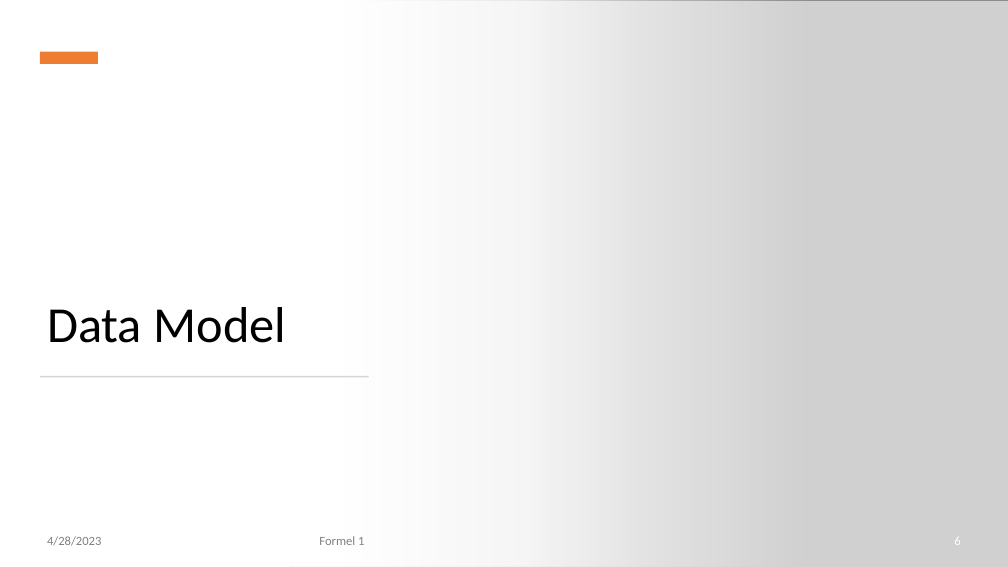
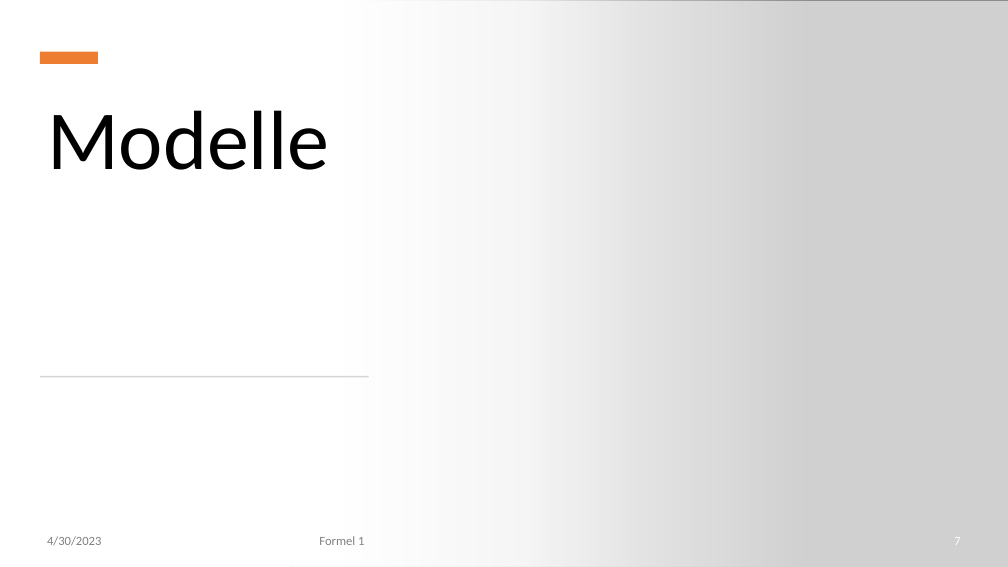
Before and after one commit to NicoHenzel/DataWarehouseWorkshop, a slide deck: slide 7 of Präsentation.pptx (slide 6 before the commit). Drawn at 1008x567 pixels with LibreOffice and Linux fonts; fonts in the diff are those of the drawing; grey boxes stand for pictures. Boxes give left, top, right and bottom in pixels: in the first picture for what was removed or moved away, otherwise in the second. Text is boxed around its words. In the diff, an @@ line names an element or a change of style, - is before the commit and + after.

```diff
--- a/Präsentation.pptx
+++ b/Präsentation.pptx
@@ title "Modelle" at bbox=[47, 110, 329, 170]: vertical alignment bottom to top @@
@@ title at bbox=[47, 110, 329, 170]: text changed; size 48 to 80 pt @@
-Data Model
+Modelle
@@ text at bbox=[47, 536, 101, 546]: text changed @@
-4/28/2023
+4/30/2023
@@ page number at bbox=[954, 537, 960, 543]: text changed @@
-6
+7
```
Also in this commit, not shown: 14 other slides changed, 1 slide added, 1 other file.
